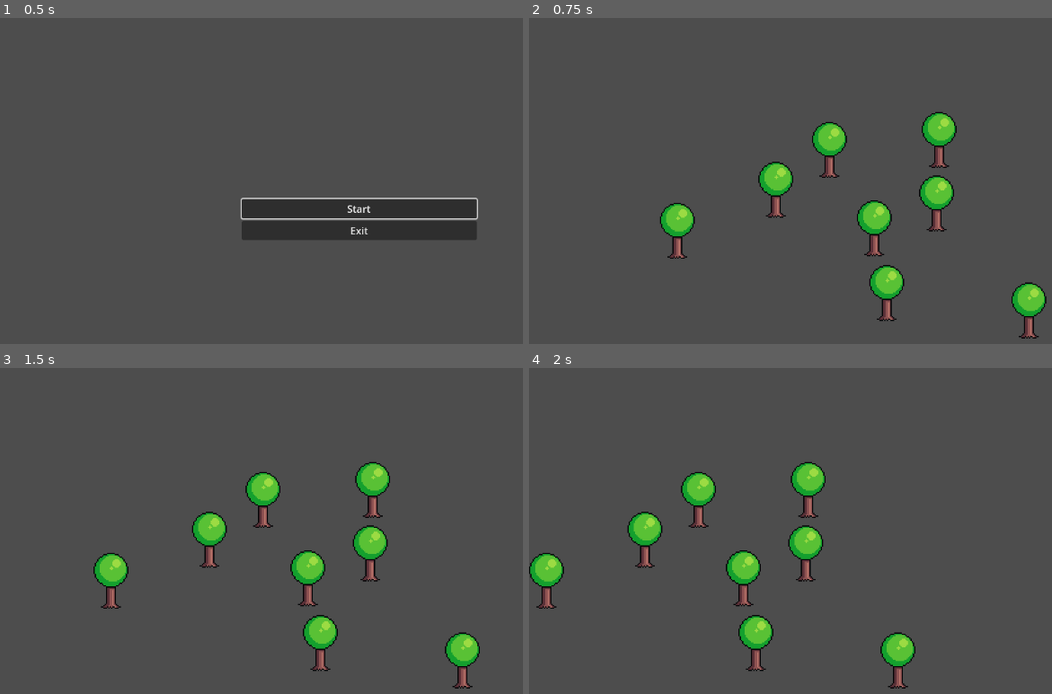
Above: before the commit, frames 1-4 (two rows, left to right).
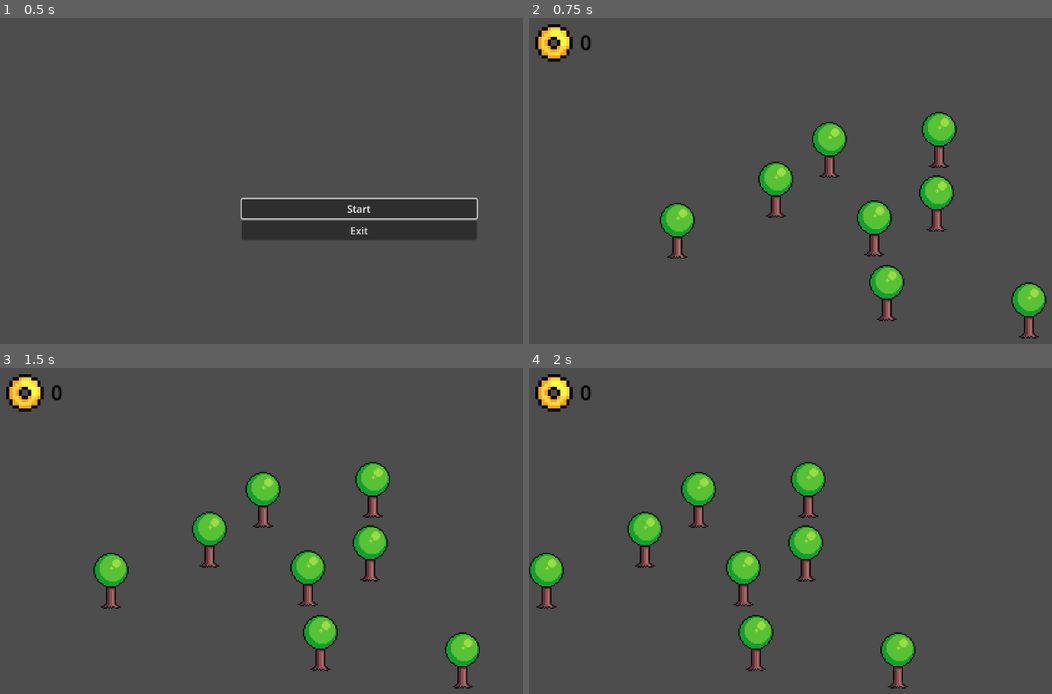
Above: after the commit, the same moments.

Repository: Intedai/TreeCutter
Game: Godot game, scene res://Scenes/menu.tscn
Same seed, same stepped clock (60 frames per second), same inputs: the game is played once before the commit and once after it.
Inputs (mouse positions are in pixels of both pictures, inside the frame that each line leads up to):
- Up to frame 1 (0.5 s): no input
- Up to frame 2 (0.75 s): click "Start" at 0.5 s
- Up to frame 3 (1.5 s): tap Enter at 1.25 s; move the mouse to (502, 661) at 1.27 s; hold D (move_right) from 1.28 s (still down); click (502, 661) at 1.35 s
- Up to frame 4 (2 s): keep holding D (move_right)

Frame 1 is identical in both runs. In frame 2, 0.7% of the frame differs, in the area x 1-12%, y 1-14%; in frame 3, 0.7%; in frame 4, 0.7%.

Commit message:
Canvas and coins on screen

Diff:
--- a/Scenes/game.tscn
+++ b/Scenes/game.tscn
@@ -1,11 +1,31 @@
-[gd_scene load_steps=4 format=3 uid="uid://dukp6psh1b2i7"]
+[gd_scene load_steps=5 format=3 uid="uid://dukp6psh1b2i7"]
 
 [ext_resource type="Script" path="res://Scripts/game_manager.gd" id="1_2uy71"]
 [ext_resource type="PackedScene" uid="uid://bsjqifhl6hjm8" path="res://Scenes/game_tree.tscn" id="1_58wkc"]
+[ext_resource type="Texture2D" uid="uid://dbk0vaj6btguu" path="res://Assets/coin.png" id="1_cqlep"]
 [ext_resource type="Script" path="res://Scripts/player_camera.gd" id="2_m0ig7"]
 
 [node name="Game" type="Node2D"]
 metadata/_edit_horizontal_guides_ = [-283.0]
+
+[node name="CanvasLayer" type="CanvasLayer" parent="."]
+scale = Vector2(2, 2)
+transform = Transform2D(2, 0, 0, 2, 0, 0)
+
+[node name="ScoreLabel" type="Label" parent="CanvasLayer"]
+unique_name_in_owner = true
+offset_left = 41.0
+offset_top = 8.0
+offset_right = 102.0
+offset_bottom = 31.0
+theme_override_colors/font_color = Color(0, 0, 0, 1)
+text = "0"
+
+[node name="TextureRect" type="TextureRect" parent="CanvasLayer"]
+offset_top = -0.5
+offset_right = 40.0
+offset_bottom = 39.5
+texture = ExtResource("1_cqlep")
 
 [node name="GameManager" type="Node" parent="."]
 unique_name_in_owner = true
--- a/Scripts/game_manager.gd
+++ b/Scripts/game_manager.gd
@@ -2,8 +2,9 @@
 
 # Coins that the player earned from cutting trees
 var coins = 0
+@onready var score_label = %ScoreLabel
 
 func add_coin():
 	coins += 1
 	# Placeholder for when coins will be shown in the UI
-	print(coins)
+	score_label.text = str(coins)
